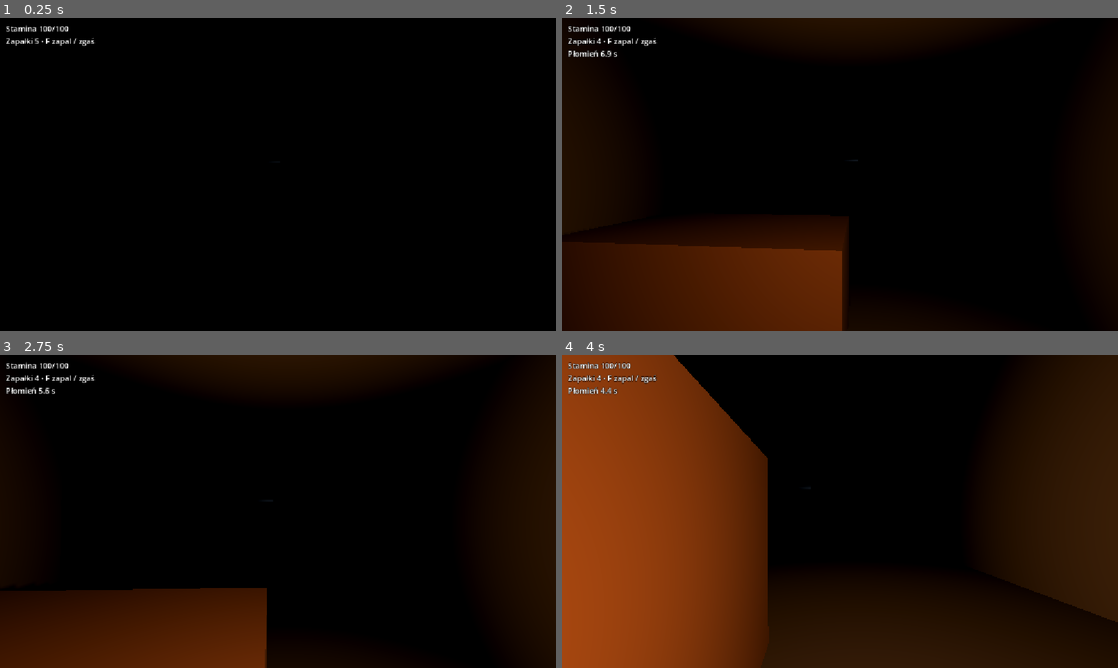
Above: before the commit, frames 1-4 (two rows, left to right).
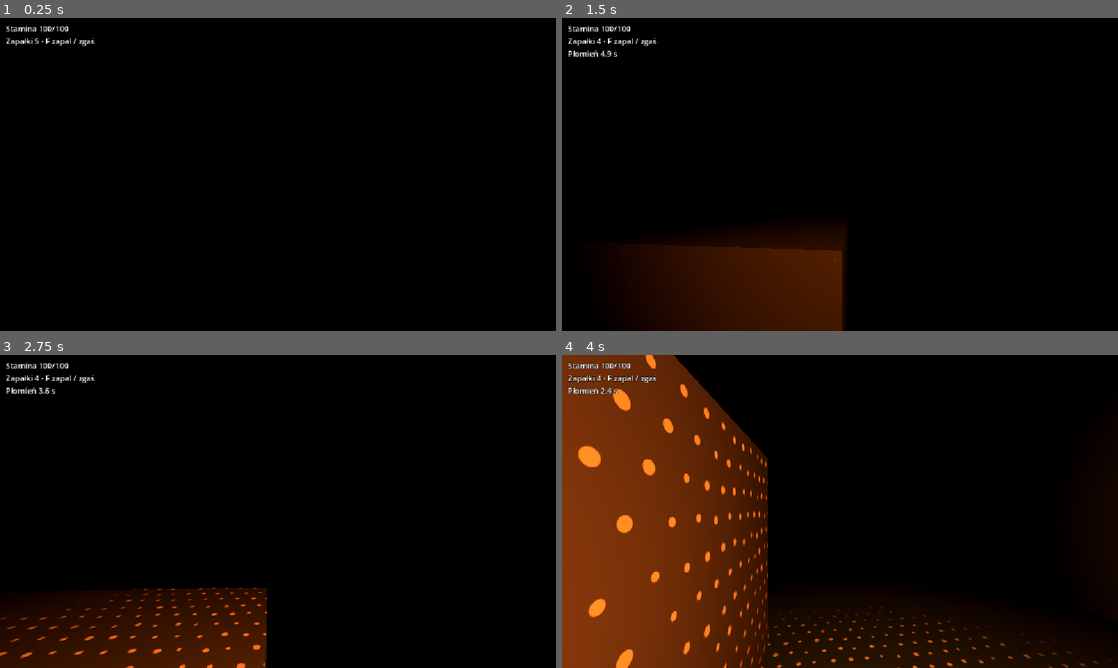
Above: after the commit, the same moments.

Repository: dawidseipold/blind-step
Game: Godot game, scene res://light_course.tscn
Same seed, same stepped clock (60 frames per second), same inputs: the game is played once before the commit and once after it.
Inputs (mouse positions are in pixels of both pictures, inside the frame that each line leads up to):
- Up to frame 1 (0.25 s): no input
- Up to frame 2 (1.5 s): tap Enter at 0.5 s; move the mouse to (867, 174) at 0.52 s; hold Ctrl (crouch) 0.53-1.28 s; hold W (walk_forward) from 0.53 s (still down); click (867, 174) at 0.67 s; tap Space at 1.25 s; move the mouse to (812, 174) at 1.27 s; tap F (flashlight) at 1.35 s
- Up to frame 3 (2.75 s): keep holding W (walk_forward); move the mouse to (289, 505) at 2.02 s; hold R (replace_cell) from 2.03 s (still down)
- Up to frame 4 (4 s): keep holding W (walk_forward); tap Enter at 2.75 s; move the mouse to (834, 517) at 2.77 s; release R (replace_cell) at 2.78 s; tap Shift (sprint) at 2.85 s; click (834, 517) at 2.92 s; tap Space at 3.5 s; move the mouse to (878, 514) at 3.52 s; hold Ctrl (crouch) from 3.53 s (still down)

The runs differ from the first frame. In frame 2, 19% of the frame differs, in the area x 0-100%, y 0-100%; in frame 3, 11%; in frame 4, 39%.

Commit message:
T33 Powiąż trwałość śladu obu świateł z ekspozycją i usuń lampę wyjściową

Diff:
--- a/game/blind-step/flashlight.gd
+++ b/game/blind-step/flashlight.gd
@@ -1,7 +1,7 @@
 extends SpotLight3D
 
 @export_range(1, 20) var matches := 5
-@export_range(1.0, 30.0) var burn_seconds := 7.0
+@export_range(1.0, 30.0) var burn_seconds := 5.0
 @export_range(1.0, 120.0) var cell_seconds := 25.0
 @export_range(0, 10) var spare_cells := 2
 @onready var charge := cell_seconds
--- a/game/blind-step/light_course.gd
+++ b/game/blind-step/light_course.gd
@@ -6,7 +6,8 @@
 const SPACING := 0.45
 const SAMPLE_INTERVAL := 0.1
 const TORCH_SAMPLE_INTERVAL := 1.0 / 30.0
-const FOCUS_SECONDS := 0.25
+const FULL_EXPOSURE := 3.0
+const MATCH_TRACE_SECONDS := 1.4
 const TRACE_SECONDS := 5.0
 @onready var player: Player = $PlayerSpawn/Player
 @onready var lamp: Lamp = player.get_node("Camera3D/Flashlight")
@@ -23,7 +24,7 @@
 var trace_until := 0.0
 var until_sample := 0.0
 var previous_source := 0
-var previous_torch_sample := 0.0
+var previous_sample := 0.0
 var sample_number := 1
 var last_seen := PackedInt32Array()
 var dwell := PackedFloat32Array()
@@ -53,7 +54,7 @@
 	exposure_texture = ImageTexture.create_from_image(exposure)
 	material.shader = preload("res://surface_memory.gdshader")
 	material.set_shader_parameter("exposure_map", exposure_texture)
-	material.set_shader_parameter("torch_trace_seconds", TRACE_SECONDS)
+	material.set_shader_parameter("trace_limits", Vector2(MATCH_TRACE_SECONDS, TRACE_SECONDS))
 	$Surfaces.mesh = mesh
 	$Surfaces.material_override = material
 
@@ -97,13 +98,12 @@
 	until_sample -= delta
 	if source != 0 and (source != previous_source or until_sample <= 0.0):
 		var interval := 0.0
-		if source == 2:
-			sample_number += 1
-			if previous_source == 2:
-				interval = elapsed - previous_torch_sample
-			else:
-				sample_number += 1 # A new switch-on breaks continuous exposure.
-			previous_torch_sample = elapsed
+		sample_number += 1
+		if previous_source == source:
+			interval = elapsed - previous_sample
+		else:
+			sample_number += 1 # A new source or switch-on starts a new exposure.
+		previous_sample = elapsed
 		record_light(source == 2, interval)
 		until_sample = TORCH_SAMPLE_INTERVAL if source == 2 else SAMPLE_INTERVAL
 	previous_source = source
@@ -134,21 +134,23 @@
 			var ray := offset.normalized()
 			strength *= smoothstep(cutoff, 1.0, forward.dot(ray))
 			strength *= maxf(0.0, normals[i].dot(-ray))
-			if last_seen[i] == sample_number - 1:
-				dwell[i] = minf(1.0, dwell[i] + interval * strength / FOCUS_SECONDS)
-			else:
-				dwell[i] = 0.0
-			last_seen[i] = sample_number
-			# Weak or fleeting illumination leaves a shorter and dimmer trace.
-			var memory := strength * smoothstep(0.0, 1.0, dwell[i])
-			var expiry := elapsed + memory * TRACE_SECONDS
-			if memory > 0.0 and expiry > stamp.g:
-				stamp.g = expiry
-				stamp.a = elapsed
-		elif strength >= stamp.b * clampf((stamp.r - elapsed) / 1.8, 0.0, 1.0):
-			stamp.r = elapsed + 1.8
-			stamp.b = strength
+		if last_seen[i] == sample_number - 1:
+			dwell[i] = minf(FULL_EXPOSURE, dwell[i] + interval * strength)
+		else:
+			dwell[i] = 0.0
+		last_seen[i] = sample_number
+		var limit := TRACE_SECONDS if torch else MATCH_TRACE_SECONDS
+		var lifetime := limit * strength * dwell[i] / FULL_EXPOSURE
+		var expiry := elapsed + lifetime
+		if lifetime <= 0.0:
+			continue
+		if torch and expiry > stamp.g:
+			stamp.g = expiry
+			stamp.a = lifetime
+		elif not torch and expiry > stamp.r:
+			stamp.r = expiry
+			stamp.b = lifetime
 		exposure.set_pixel(x, y, stamp)
 	exposure_texture.update(exposure)
-	trace_until = maxf(trace_until, elapsed + (TRACE_SECONDS if torch else 1.8))
+	trace_until = maxf(trace_until, elapsed + (TRACE_SECONDS if torch else MATCH_TRACE_SECONDS))
 	material.set_shader_parameter("trace_until", trace_until)
--- a/game/blind-step/light_course.tscn
+++ b/game/blind-step/light_course.tscn
@@ -96,13 +96,6 @@
 
 [node name="Environment" type="WorldEnvironment" parent="."]
 environment = SubResource("Night")
-
-[node name="ExitLight" type="OmniLight3D" parent="."]
-position = Vector3(0, 2.3, -20.5)
-light_color = Color(0.63, 0.73, 0.86, 1)
-light_energy = 0.10
-omni_range = 2.2
-shadow_enabled = true
 
 [node name="Geometry" type="StaticBody3D" parent="."]
 
--- a/game/blind-step/player.tscn
+++ b/game/blind-step/player.tscn
@@ -2,6 +2,19 @@
 
 [ext_resource type="Script" path="res://player.gd" id="1"]
 [ext_resource type="Script" path="res://flashlight.gd" id="Flashlight"]
+
+[sub_resource type="Gradient" id="BeamFalloff"]
+interpolation_mode = 2
+offsets = PackedFloat32Array(0, 0.45, 0.78, 1)
+colors = PackedColorArray(1, 1, 1, 1, 0.95, 0.95, 0.95, 1, 0.38, 0.38, 0.38, 1, 0, 0, 0, 1)
+
+[sub_resource type="GradientTexture2D" id="SoftBeam"]
+gradient = SubResource("BeamFalloff")
+width = 256
+height = 256
+fill = 1
+fill_from = Vector2(0.5, 0.5)
+fill_to = Vector2(1, 0.5)
 
 [sub_resource type="CapsuleShape3D" id="Capsule"]
 resource_local_to_scene = true
@@ -22,13 +35,15 @@
 [node name="Flashlight" type="SpotLight3D" parent="Camera3D"]
 position = Vector3(0.12, -0.12, 0)
 light_energy = 3.4
+light_projector = SubResource("SoftBeam")
 spot_range = 15.0
 spot_angle = 20.0
+spot_angle_attenuation = 0.55
 shadow_enabled = true
 script = ExtResource("Flashlight")
 
 [node name="Match" type="OmniLight3D" parent="Camera3D/Flashlight"]
 light_color = Color(1, 0.57, 0.24, 1)
-light_energy = 1.3
-omni_range = 3.6
+light_energy = 0.85
+omni_range = 2.7
 shadow_enabled = true
--- a/game/blind-step/surface_memory.gdshader
+++ b/game/blind-step/surface_memory.gdshader
@@ -3,7 +3,7 @@
 uniform sampler2D exposure_map : filter_nearest, repeat_disable;
 uniform float clock_seconds;
 uniform float trace_until;
-uniform float torch_trace_seconds;
+uniform vec2 trace_limits;
 varying flat ivec3 face_grid;
 varying vec2 surface_position;
 
@@ -22,17 +22,19 @@
 			1.0 + 3.0*t + 3.0*t*t - 3.0*t*t*t, t*t*t) / 6.0;
 }
 
-vec3 sample_trace(ivec2 cell, int atlas_width) {
+vec2 sample_trace(ivec2 cell, int atlas_width) {
 	cell = clamp(cell, ivec2(0), face_grid.yz - ivec2(1));
 	int i = face_grid.x + cell.y * face_grid.y + cell.x;
 	vec4 stamp = texelFetch(exposure_map, ivec2(i % atlas_width, i / atlas_width), 0);
-	vec2 fade = clamp((stamp.rg - clock_seconds) / vec2(1.8, torch_trace_seconds), vec2(0.0), vec2(1.0));
-	float writing = 1.0 - smoothstep(0.0, 0.12, clock_seconds - stamp.a);
-	return vec3(fade.x * stamp.b, fade.y, writing * fade.y);
+	// RG stores expiry, BA stores the lifetime earned by each source.
+	vec2 life = stamp.ba;
+	vec2 fade = clamp((stamp.rg - clock_seconds) / max(life, vec2(0.0001)), vec2(0.0), vec2(1.0));
+	vec2 onset = smoothstep(vec2(0.0), trace_limits * (0.25 / 3.0), life);
+	return fade * onset;
 }
 
 void fragment() {
-	vec3 trace = vec3(0.0);
+	vec2 trace = vec2(0.0);
 	vec2 grid = surface_position * 11.0;
 	float footprint = max(length(dFdx(grid)), length(dFdy(grid)));
 	if (clock_seconds < trace_until) {
@@ -58,11 +60,10 @@
 	dot_mask *= 1.0 - smoothstep(0.45, 1.2, footprint);
 	// Individual returns appear in sequence as local exposure builds up.
 	float threshold = 0.015 + 0.38 * grain;
-	float retained = smoothstep(threshold, threshold + 0.12, trace.y);
-	float edge = retained * (1.0 - smoothstep(threshold + 0.12, threshold + 0.35, trace.y));
-	vec3 dots = dot_mask * (vec3(0.42, 0.68, 0.74) * retained * trace.y
-			+ vec3(0.78, 0.90, 0.86) * edge * trace.z);
-	vec3 match_glow = COLOR.rgb * vec3(0.65, 0.78, 1.0) * trace.x * 0.13;
-	vec3 torch_glow = COLOR.rgb * vec3(0.48, 0.65, 0.72) * trace.y * 0.045;
-	EMISSION = max(match_glow, torch_glow + dots);
+	vec2 returns = smoothstep(vec2(threshold), vec2(threshold + 0.12), trace) * trace;
+	vec3 match_color = vec3(0.84, 0.38, 0.12);
+	vec3 torch_color = vec3(0.42, 0.68, 0.74);
+	vec3 dots = dot_mask * (match_color * returns.x + torch_color * returns.y);
+	vec3 haze = COLOR.rgb * (match_color * trace.x + torch_color * trace.y) * 0.045;
+	EMISSION = dots + haze;
 }
Not shown, changed: ROADMAP.md
Not shown, changed: docs/latarka.md
Not shown, changed: sync-issues.ps1
